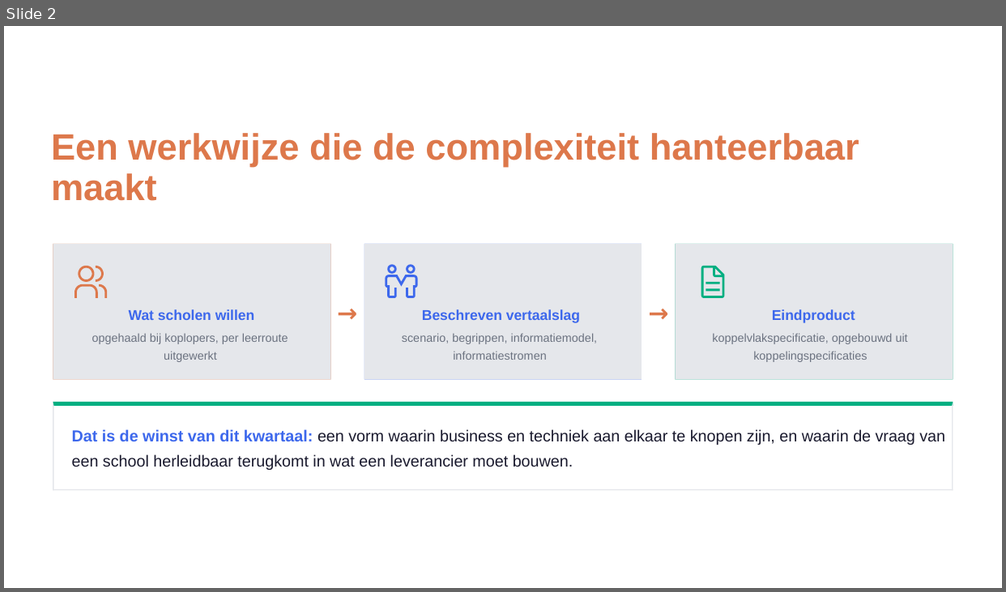
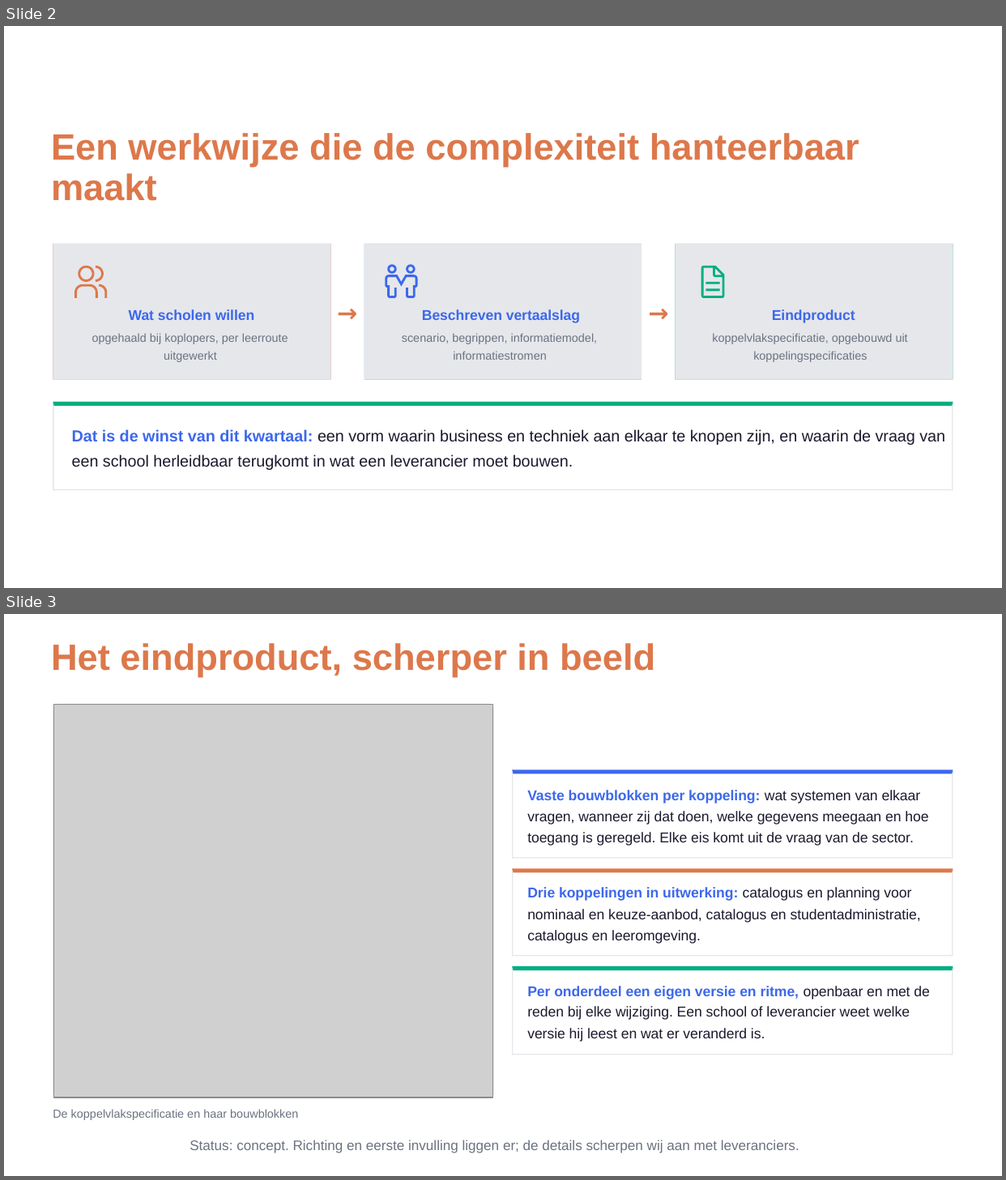
Before and after one commit to Npuls-OKx/meta, a slide deck: presentaties/export/260929_werkgroep_okx_voortgang/260929_werkgroep_okx_voortgang.pptx. Shown one above the other, each under a label of ours: slide 2 before the commit, slides 2 and 3 after it. The pictures are 1006x592 and 1006x1180 pixels, drawn with LibreOffice and Linux fonts; fonts in the diff are those of the drawing; grey boxes stand for pictures; background and template pictures are left out. Boxes give left, top, right and bottom in pixels: in the first picture for what was removed or moved away, otherwise in the second. Text is boxed around its words. In the diff, an @@ line names an element or a change of style, - is before the commit and + after.

```diff
--- a/presentaties/export/260929_werkgroep_okx_voortgang/260929_werkgroep_okx_voortgang.pptx
+++ b/presentaties/export/260929_werkgroep_okx_voortgang/260929_werkgroep_okx_voortgang.pptx
@@ slide 3 added at (4,614,1002,1176), background picture (left out) @@
@@ freeform shape added at (4,614,1002,1176), fill #000000 @@
@@ freeform shape added at (4,614,1002,1176), fill #FFFFFF @@
@@ text added at (51,643,655,678), 27 pt, text #DD784B, bold @@
+Het eindproduct, scherper in beeld
@@ freeform shape added at (54,704,494,1098), fill #FFFFFF @@
@@ freeform shape added at (54,704,494,1098), outline #E5E7EB 0.74 pt @@
@@ picture added at (54,705,492,1098) @@
@@ freeform shape added at (512,770,953,859), fill #FFFFFF @@
@@ freeform shape added at (512,770,953,774), fill #3D68EC @@
@@ freeform shape added at (512,770,513,859), fill #E5E7EB @@
@@ freeform shape added at (952,770,953,859), fill #E5E7EB @@
@@ text added at (527,790,921,804), 10.5 pt, text #3D68EC, bold @@
+Vaste bouwblokken per koppeling: wat systemen van elkaar
@@ text added at (527,811,928,825), 10.5 pt, text #1A1A2E @@
+vragen, wanneer zij dat doen, welke gegevens meegaan en hoe
@@ text added at (527,832,913,846), 10.5 pt, text #1A1A2E @@
+toegang is geregeld. Elke eis komt uit de vraag van de sector.
@@ freeform shape added at (512,857,953,859), fill #E5E7EB @@
@@ freeform shape added at (512,868,953,956), fill #FFFFFF @@
@@ freeform shape added at (512,868,953,872), fill #DD784B @@
@@ freeform shape added at (512,868,513,956), fill #E5E7EB @@
@@ freeform shape added at (952,868,953,956), fill #E5E7EB @@
@@ text added at (527,887,911,901), 10.5 pt, text #3D68EC, bold @@
+Drie koppelingen in uitwerking: catalogus en planning voor
@@ text added at (527,909,921,923), 10.5 pt, text #1A1A2E @@
+nominaal en keuze-aanbod, catalogus en studentadministratie,
@@ text added at (527,930,701,944), 10.5 pt, text #1A1A2E @@
+catalogus en leeromgeving.
@@ freeform shape added at (512,955,953,956), fill #E5E7EB @@
@@ freeform shape added at (512,966,953,1055), fill #FFFFFF @@
@@ freeform shape added at (512,966,953,970), fill #00AF81 @@
@@ freeform shape added at (512,966,513,1055), fill #E5E7EB @@
@@ freeform shape added at (952,966,953,1055), fill #E5E7EB @@
@@ text added at (527,986,929,1000), 10.5 pt, text #3D68EC, bold @@
+Per onderdeel een eigen versie en ritme, openbaar en met de
@@ text added at (527,1006,910,1020), 10.5 pt, text #1A1A2E @@
+reden bij elke wijziging. Een school of leverancier weet welke
@@ text added at (527,1028,765,1042), 10.5 pt, text #1A1A2E @@
+versie hij leest en wat er veranderd is.
@@ freeform shape added at (512,1054,953,1055), fill #E5E7EB @@
@@ text added at (53,1109,298,1120), 8.6 pt, text #6B7280 @@
+De koppelvlakspeciﬁcatie en haar bouwblokken
@@ text added at (189,1140,799,1153), 10.2 pt, text #6B7280 @@
+Status: concept. Richting en eerste invulling liggen er; de details scherpen wij aan met leveranciers.
```
Also in this commit, not shown: 1 slide changed, 1 slide removed, 2 other files.
